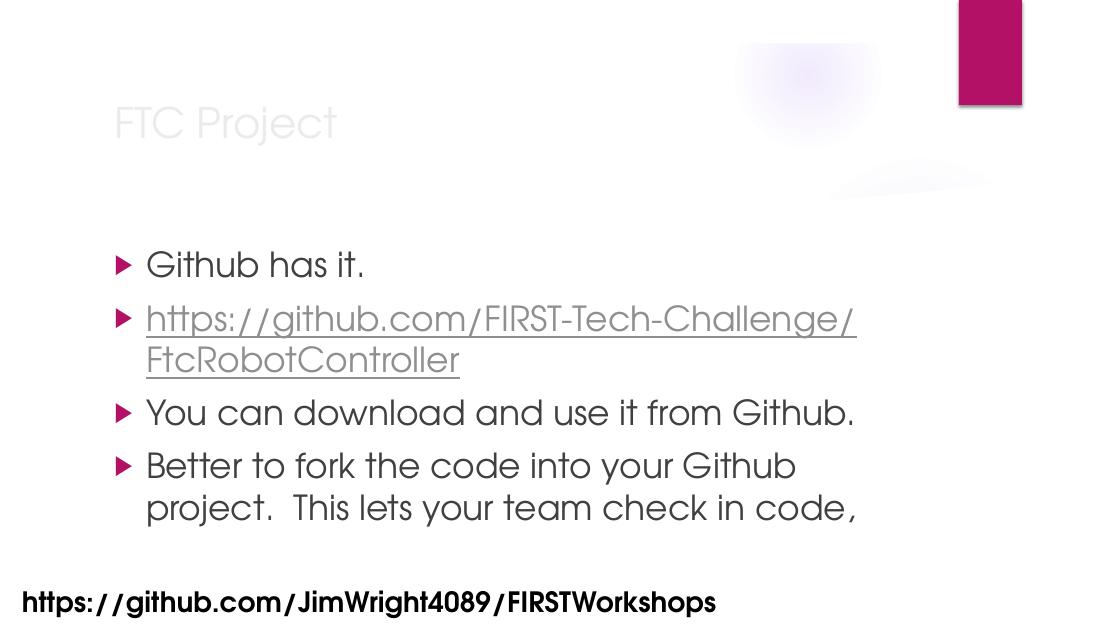
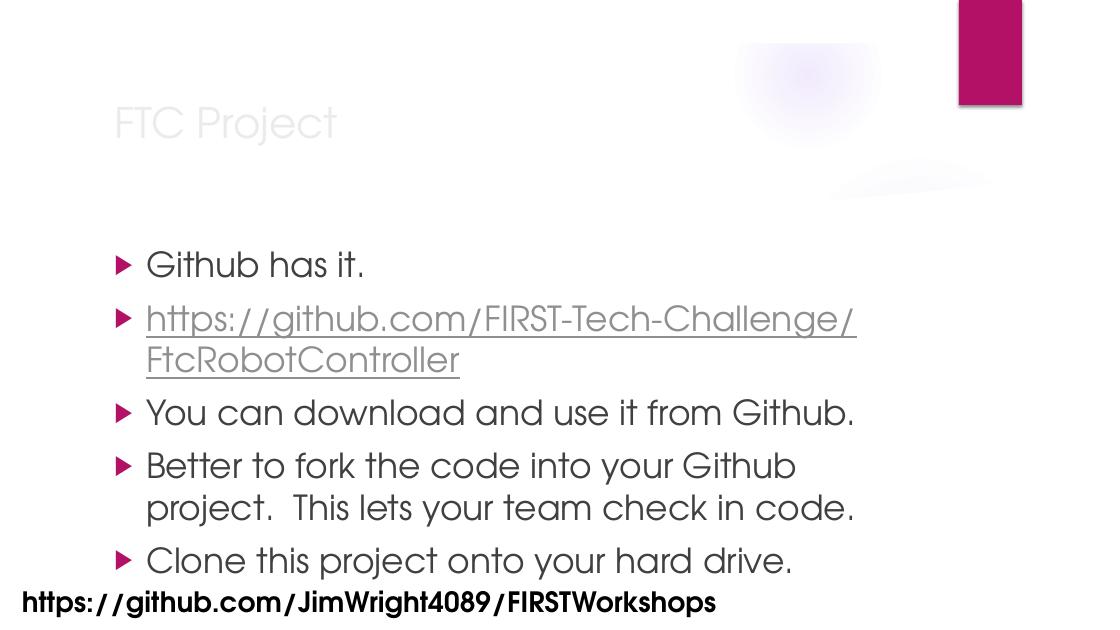
Before and after one commit to JimWright4089/FIRSTWorkshops, a slide deck: slide 5 of FTC/2022/Advanced FTC Code.pptx. Drawn at 1120x630 pixels with LibreOffice and Linux fonts; fonts in the diff are those of the drawing; background and template pictures are left out. Boxes give left, top, right and bottom in pixels: in the first picture for what was removed or moved away, otherwise in the second. Text is boxed around its words. In the diff, an @@ line names an element or a change of style, - is before the commit and + after.

Commit message:
Check in more stuff

```diff
--- a/FTC/2022/Advanced FTC Code.pptx
+++ b/FTC/2022/Advanced FTC Code.pptx
@@ text at (x1=146, y1=452, x2=856, y2=580): text changed @@
-▶ Better to fork the code into your Github project. This lets your team check in code,
+▶ Better to fork the code into your Github project. This lets your team check in code.
+▶ Clone this project onto your hard drive.
```
Also in this commit, not shown: 3 slides added, 22 slides removed.
